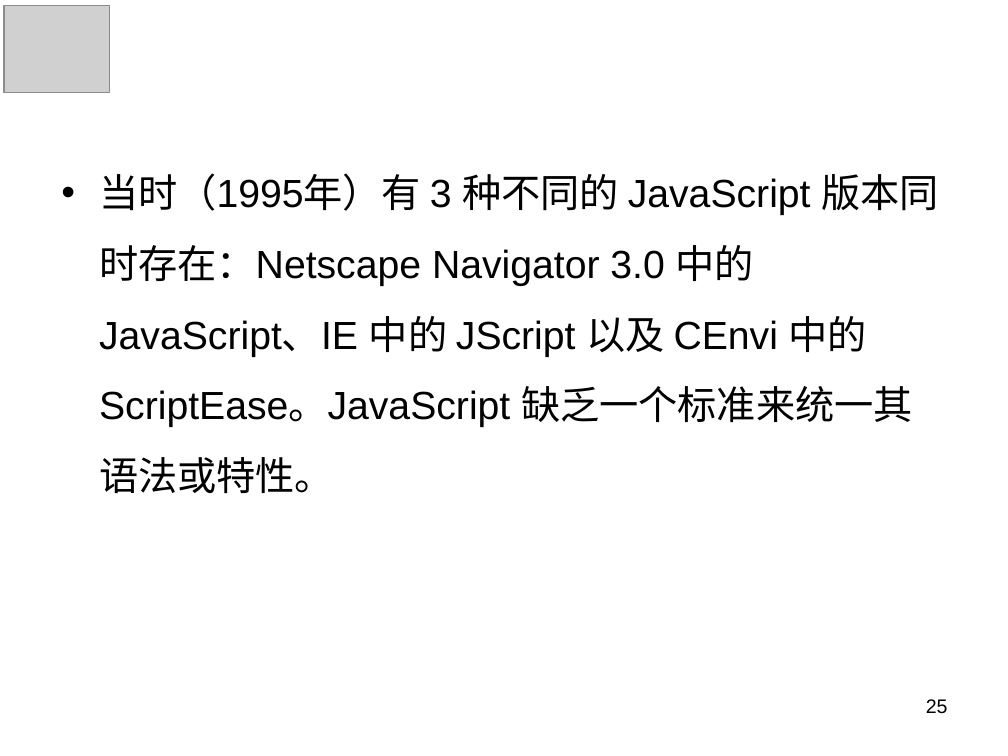
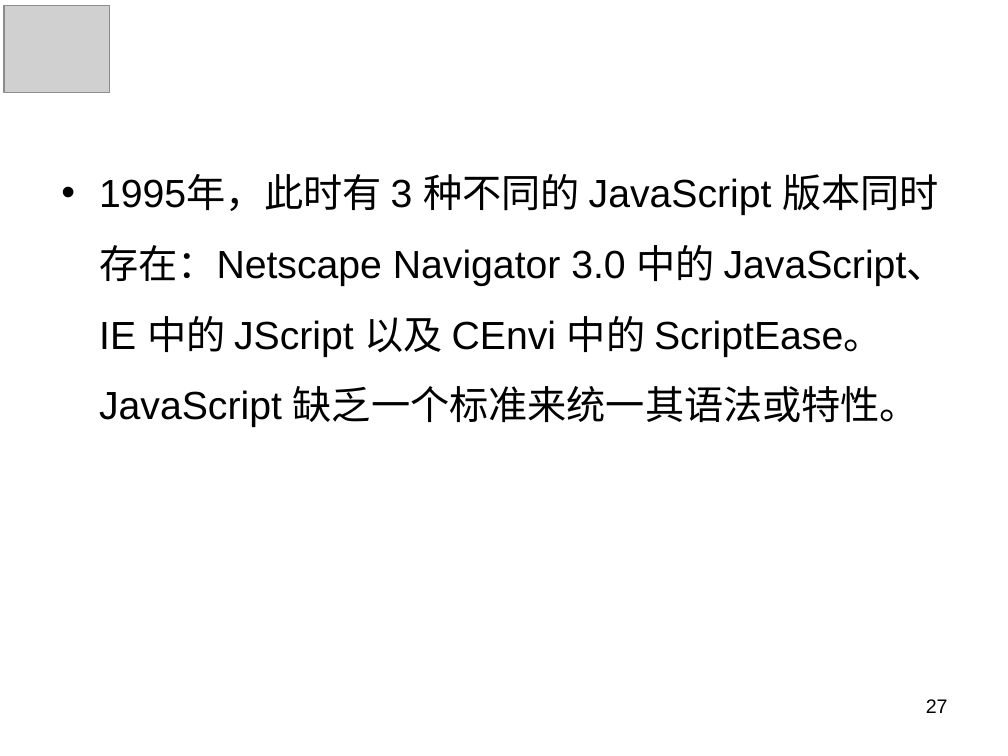
Before and after one commit to panxuepeng/javascript, a slide deck: slide 27 of ppt/1-1（第一天课程）.ppt (slide 25 before the commit). Drawn at 1008x756 pixels with LibreOffice and Linux fonts; fonts in the diff are those of the drawing; grey boxes stand for pictures. Boxes give left, top, right and bottom in pixels: in the first picture for what was removed or moved away, otherwise in the second. Text is boxed around its words. In the diff, an @@ line names an element or a change of style, - is before the commit and + after.

```diff
--- a/ppt/1-1（第一天课程）.ppt
+++ b/ppt/1-1（第一天课程）.ppt
@@ text at (99,174,946,427): text changed @@
-• 当时（1995年）有 3 种不同的 JavaScript 版本同时存在：Netscape Navigator 3.0 中的 JavaScript、IE 中的 JScript 以及 CEnvi 中的 ScriptEase。JavaScript 缺乏一个标准来统一其语法或特性。
+• 1995年，此时有 3 种不同的 JavaScript 版本同时存在：Netscape Navigator 3.0 中的 JavaScript、IE 中的 JScript 以及 CEnvi 中的 ScriptEase。JavaScript 缺乏一个标准来统一其语法或特性。
@@ page number at (926,699,948,713): text changed @@
-25
+27
```
Also in this commit, not shown: 37 other slides changed, 23 slides added, 4 slides removed, 3 other files.
